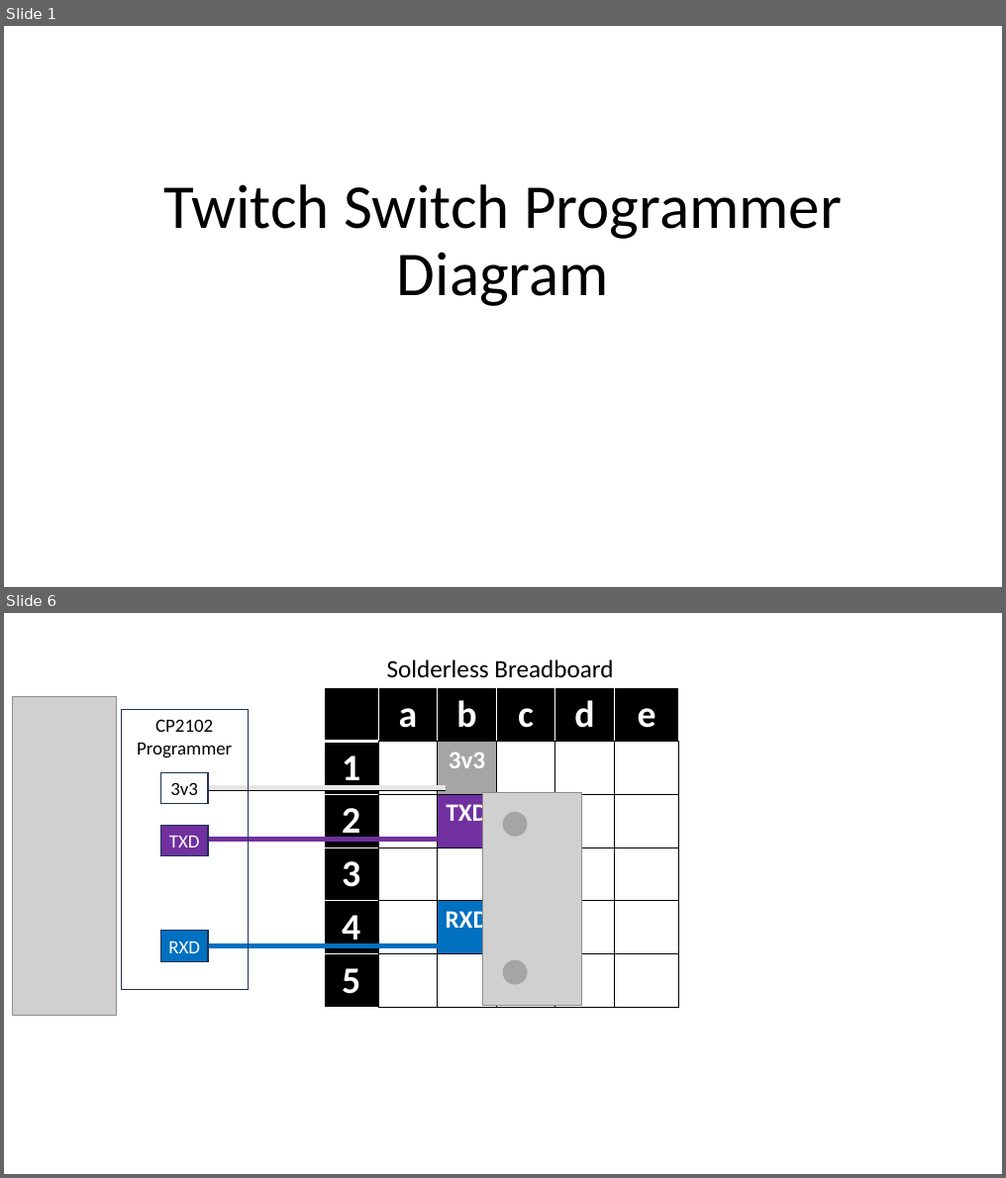
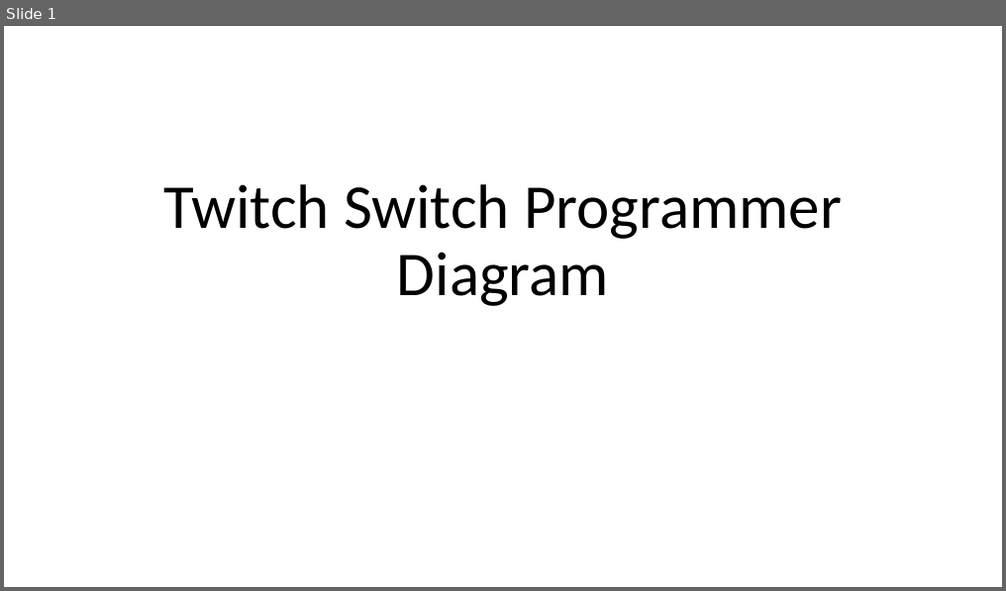
Before and after one commit to makersmakingchange/Twitch-Switch, a slide deck: Documentation/Working_Documents/Assets/Twitch Switch Programmer Diagram.pptx. Shown one above the other, each under a label of ours: slides 1 and 6 before the commit, slide 1 after it; the slides between them are not shown. The pictures are 1006x1178 and 1006x591 pixels, drawn with LibreOffice and Linux fonts; fonts in the diff are those of the drawing; grey boxes stand for pictures. Boxes give left, top, right and bottom in pixels: in the first picture for what was removed or moved away, otherwise in the second. Text is boxed around its words. In the diff, an @@ line names an element or a change of style, - is before the commit and + after.

Commit message:
Version 3.1 - Updated Sensor Programmer
Sensor programmer - wiring has been updated, resistor removed, and changed the diode. Maker Guide and BOM have been updated to reflect these changes. Typo in Maker Guide fixed.

```diff
--- a/Documentation/Working_Documents/Assets/Twitch Switch Programmer Diagram.pptx
+++ b/Documentation/Working_Documents/Assets/Twitch Switch Programmer Diagram.pptx
@@ slide 6 removed at <box>4,613,1002,1174</box>, background #FFFFFF @@
@@ text removed at <box>387,660,613,678</box> @@
-Solderless Breadboard
@@ picture removed at <box>12,697,116,1016</box> @@
@@ table removed at <box>325,688,681,1008</box>, 6 rows, 6 columns @@
- | a | b | c | d | e
-1 |  | 3v3 |  |  | 
-2 |  | TXD |  |  | 
-3 |  |  |  |  | 
-4 |  | RXD |  |  | 
-5 |  |  |  |  | 
@@ rectangle removed at <box>121,710,248,989</box> @@
-CP2102 Programmer
@@ rectangle removed at <box>161,772,208,803</box> @@
-3v3
@@ line removed from (202, 788) to (446, 788) @@
@@ line removed from (202, 788) to (446, 788) @@
@@ picture removed at <box>483,792,581,1006</box> @@
@@ ellipse removed at <box>503,812,527,836</box> @@
@@ rectangle removed at <box>161,826,208,857</box> @@
-TXD
@@ line removed from (202, 839) to (446, 839) @@
@@ rectangle removed at <box>161,931,208,961</box> @@
-RXD
@@ line removed from (202, 947) to (466, 947) @@
@@ ellipse removed at <box>503,961,527,984</box> @@
```
Also in this commit, not shown: 3 slides changed, 1 slide added, 4 other slides removed, 6 other files.
